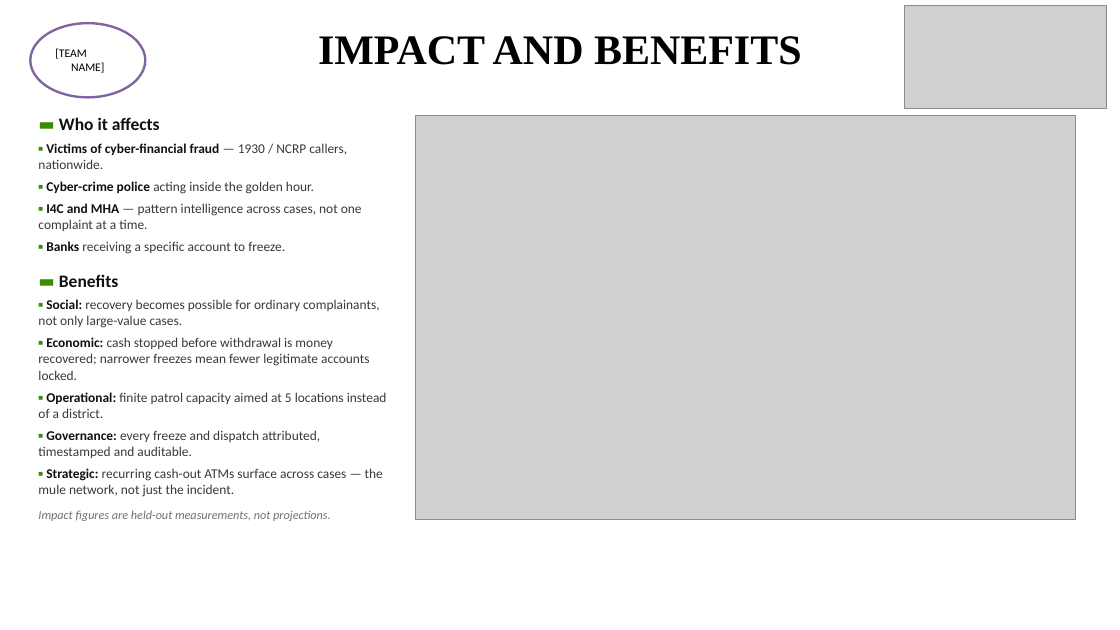
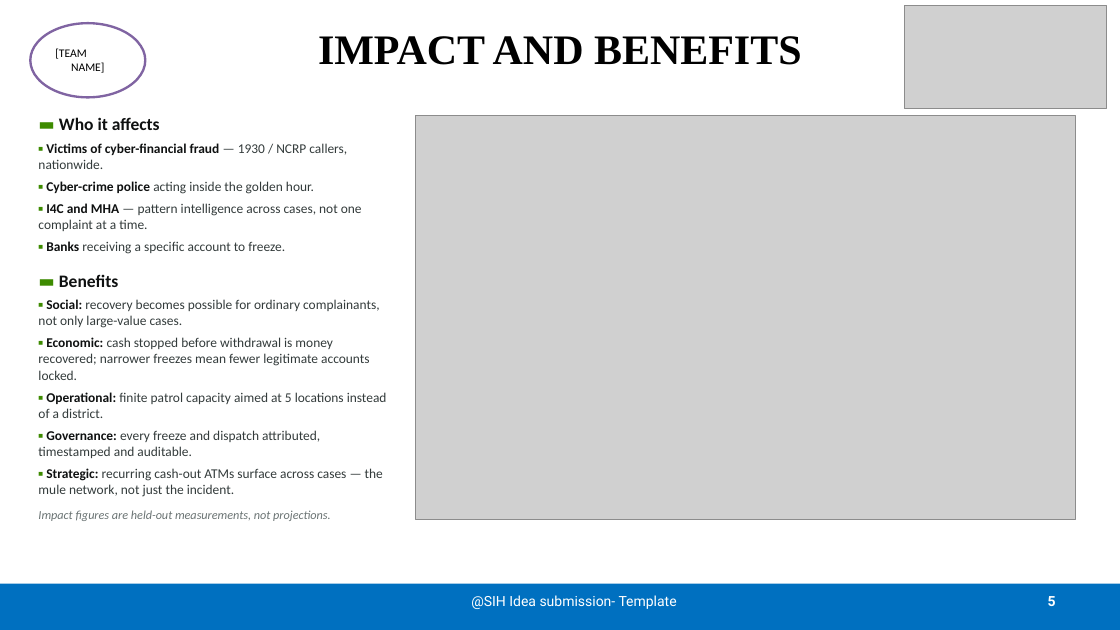
Before and after one commit to Muleshieldsih/Muleshield, a slide deck: slide 5 of deck/MuleShield_AI_SIH26184.pptx. Drawn at 1120x630 pixels with LibreOffice and Linux fonts; fonts in the diff are those of the drawing; grey boxes stand for pictures. Boxes give left, top, right and bottom in pixels: in the first picture for what was removed or moved away, otherwise in the second. Text is boxed around its words. In the diff, an @@ line names an element or a change of style, - is before the commit and + after.

```diff
--- a/deck/MuleShield_AI_SIH26184.pptx
+++ b/deck/MuleShield_AI_SIH26184.pptx
@@ rectangle added at bbox=[0, 584, 1120, 630], fill #0070C0 @@
@@ text added at bbox=[471, 595, 677, 609], 12 pt, text #FFFFFF @@
+@SIH Idea submission- Template
@@ page number added at bbox=[1048, 596, 1056, 606], 12 pt, text #FFFFFF, bold @@
+5
```
Also in this commit, not shown: 4 other slides changed, 4 other files.
